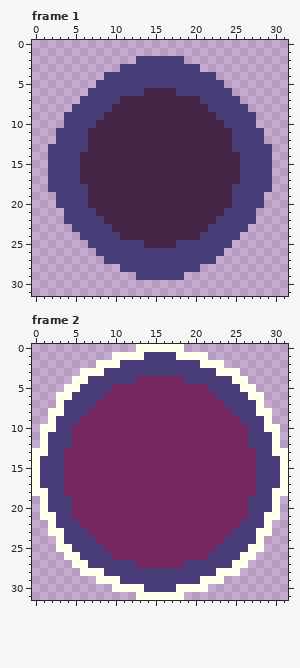
Two versions of one pixel-art file, assets/aseprite/answer.aseprite. The first picture shows the starting point.
32x32 pixels, 2 frames. Shown: frame 1, frame 2.
Now the later version:
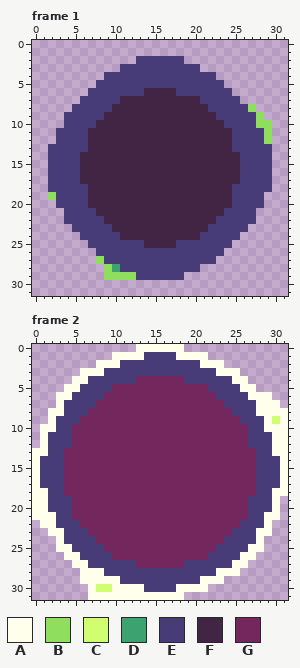
Palette (. is transparent): A #ffffeb  B #8fde5d  C #cfff70  D #3ca370  E #473b78  F #422445  G #73275c
Difference:
layer "Right" now shown
Frame 1, layer "Right":
The edit adds colour B in row 8 at x 27; in row 9 at x 28; in row 10 at x 28 to 29; in rows 11 to 12 at x 29; in row 19 at x 2; in row 27 at x 8.
The edit adds colour B in row 28 at x 9; in row 29 at x 9 to 12.
The edit adds colour D in row 28 at x 10.
Frame 2, layer "Right":
The edit adds colour A in row 6 at x 29; in row 7 at x 29 to 30; in row 8 at x 30 to 31; in rows 9 to 12 at x 31; in rows 19 to 21 at x 0; in row 22 at x 1.
The edit adds colour A in row 29 at x 6 to 7; in row 30 at x 7; in row 31 at x 7 to 12.
The edit adds colour C in row 9 at x 30; in row 30 at x 8 to 9.
Boxes around the changes in both pictures, in picture pixels (x1, y1, x2, y2):
added: (248, 104, 272, 144)
added: (48, 192, 56, 200)
added: (96, 256, 136, 280)
added: (264, 392, 288, 448)
added: (32, 496, 48, 528)
added: (80, 576, 136, 600)
